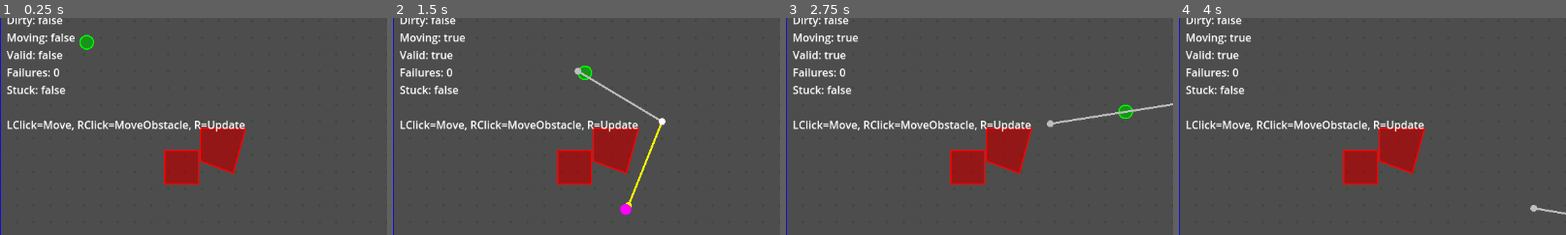
Above: before the commit, frames 1-4 (left to right).
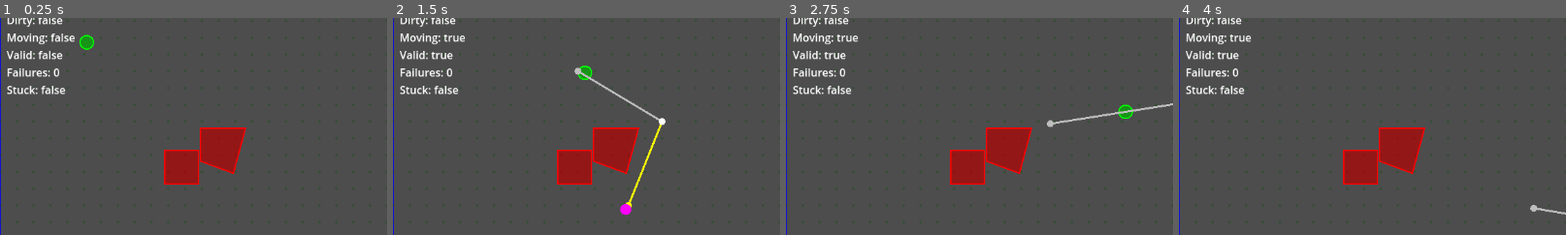
Above: after the commit, the same moments.

Repository: MeroVinggen/PF
Game: Godot game, scene res://demo/Demo.tscn
The game is run twice, just before and just after one commit, with the same random seed, the same clock (stepped at 60 frames per second) and the same inputs. The project has no main scene, so this scene is started directly.
Inputs (mouse positions are % of the whole screen's width and height, from its top left):
- Up to frame 1 (0.25 s): no input
- Up to frame 2 (1.5 s): tap Enter at 0.5 s; move the mouse to (72, 45) at 0.52 s; tap R at 0.6, 1.35 s; click (72, 45) at 0.67 s; tap Space at 1.25 s; move the mouse to (30, 55) at 1.27 s; click (30, 55) at 1.42 s
- Up to frame 3 (2.75 s): move the mouse to (60, 28) at 2.02 s; tap R at 2.1 s; click (60, 28) at 2.17 s
- Up to frame 4 (4 s): tap Enter at 2.75 s; move the mouse to (45, 70) at 2.77 s; tap R at 2.85, 3.6 s; click (45, 70) at 2.92 s; move the mouse to (80, 65) at 3.52 s; click (80, 65) at 3.67 s
The pictures show only the part of the screen within x 0-50%, y 11-61%; the shares and areas given below are measured in that part.

The runs differ from the first frame. In frame 1, 1.3% of the frame differs, in the area x 1-64%, y 47-53%; in frame 2, 1.3%; in frame 3, 1.3%; in frame 4, 1.3%.

Commit message:
update demo (WV)

Diff:
--- a/demo/demo.gd
+++ b/demo/demo.gd
@@ -40,7 +40,7 @@
 	add_child(label)
 	label.name = "DebugLabel"
 
-func _process(delta):
+func _physics_process(_delta: float) -> void:
 	_update_debug_ui()
 
 # UPDATED: Simplified debug UI function
@@ -62,7 +62,6 @@
 		info.append("Failures: " + str(pathfinder.consecutive_failed_recalcs))
 		info.append("Stuck: " + str(pathfinder.is_stuck()))
 
-	info.append("\nLClick=Move, RClick=MoveObstacle, R=Update")
 	label.text = "\n".join(info)
 
 func _input(event):
